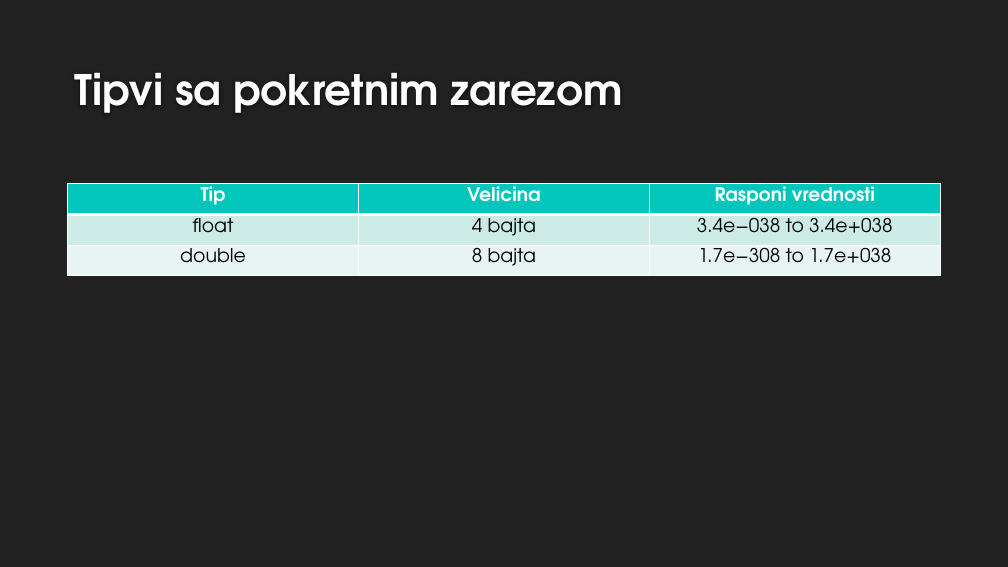
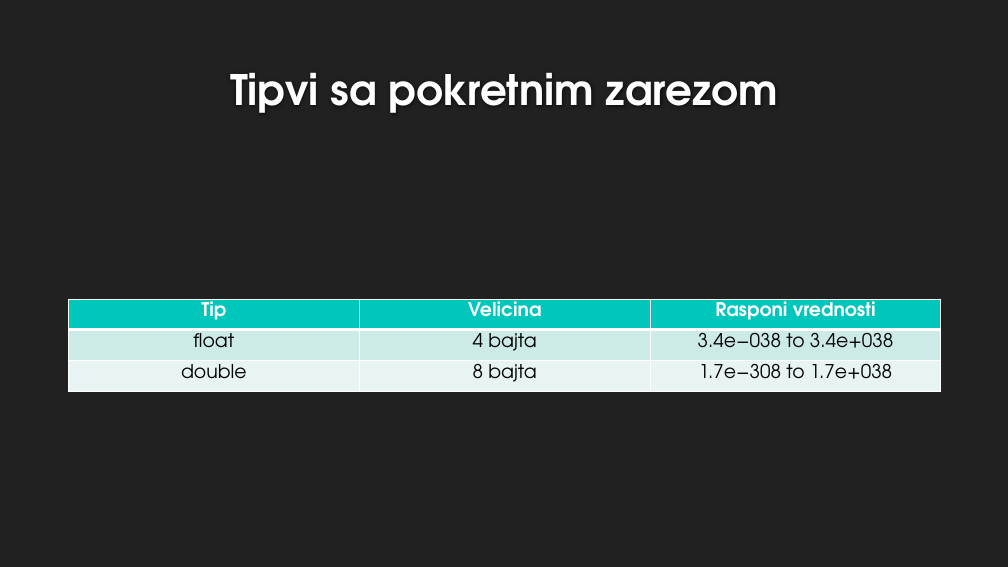
Before and after one commit to ivan95603/Blok2018, a slide deck: slide 6 of JAVA.pptx (slide 5 before the commit). Drawn at 1008x567 pixels with LibreOffice and Linux fonts; fonts in the diff are those of the drawing; background and template pictures are left out. Boxes give left, top, right and bottom in pixels: in the first picture for what was removed or moved away, otherwise in the second. Text is boxed around its words. In the diff, an @@ line names an element or a change of style, - is before the commit and + after.

```diff
--- a/JAVA.pptx
+++ b/JAVA.pptx
@@ title "Tipvi sa pokretnim zarezom" at [230, 72, 778, 113]: alignment left to centre @@
@@ table: place and size @@
-table at [68, 184, 941, 276]
+table at [69, 299, 942, 392]
```
Also in this commit, not shown: 6 other slides changed, 5 slides added, 6 other files.
